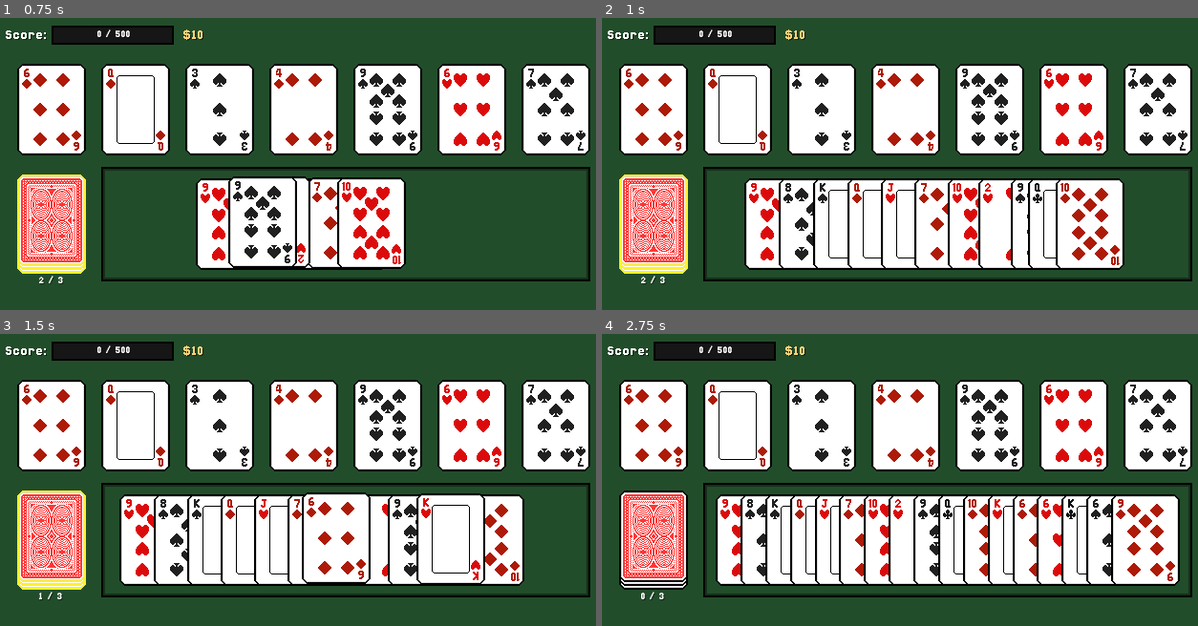
Above: before the commit, frames 1-4 (two rows, left to right).
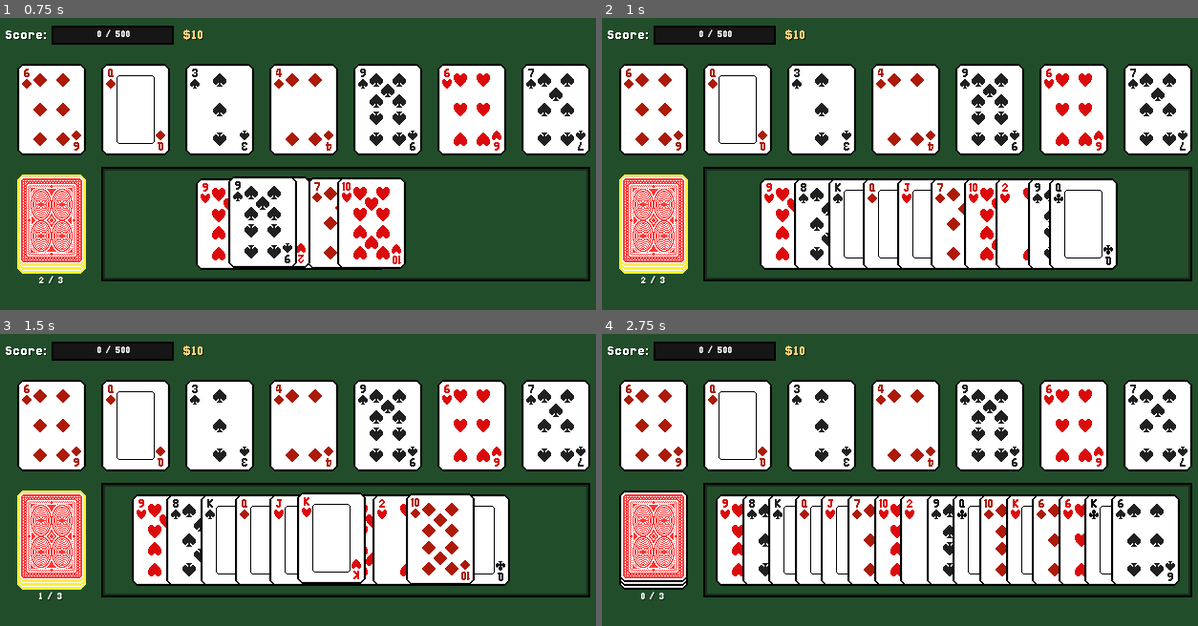
Above: after the commit, the same moments.

Repository: AyyBee123/Oristaile
Game: Godot game, scene res://Scenes/encounter.tscn
Same seed, same stepped clock (60 frames per second), same inputs: the game is played once before the commit and once after it.
Inputs:
- Up to frame 1 (0.75 s): click "3 / 3" at 0.5 s
- Up to frame 2 (1 s): no input
- Up to frame 3 (1.5 s): click "2 / 3" at 1.25 s
- Up to frame 4 (2.75 s): click "1 / 3" at 2 s

Frame 1 is identical in both runs. In frame 2, 7.5% of the frame differs, in the area x 23-88%, y 54-87%; in frame 3, 8.2%, in the area x 20-88%, y 54-87%; in frame 4, 8.0%.

Commit message:
Update run_data.gd

Diff:
--- a/Scripts/Globals/run_data.gd
+++ b/Scripts/Globals/run_data.gd
@@ -27,7 +27,7 @@
 	rng = RandomNumberGenerator.new()
 	rng.randomize()
 	create_deck()
-	cards_to_draw_at_start = 8
+	cards_to_draw_at_start = 7
 	cards_to_draw = 3
 	draws_per_round = 3
 	money = 10
